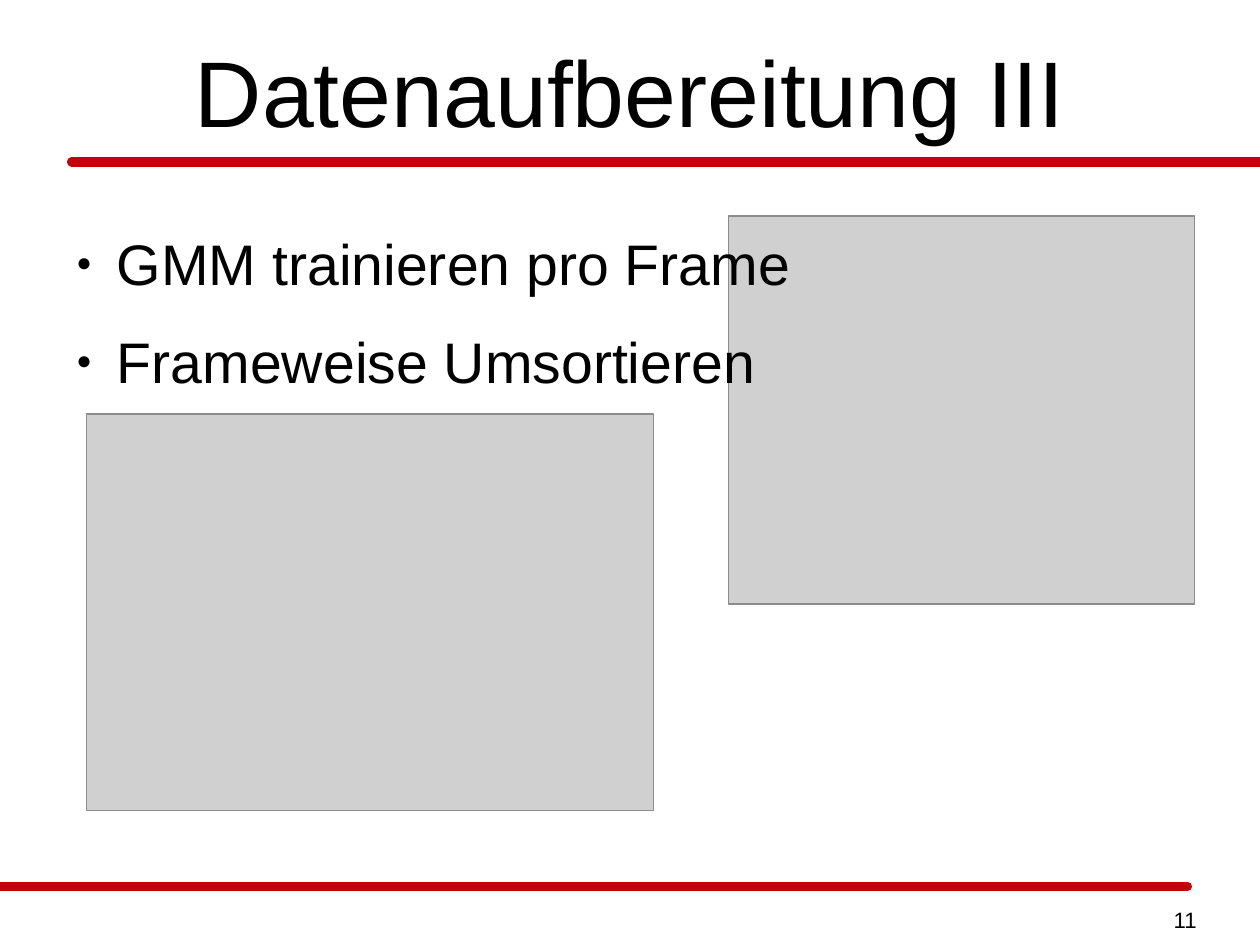
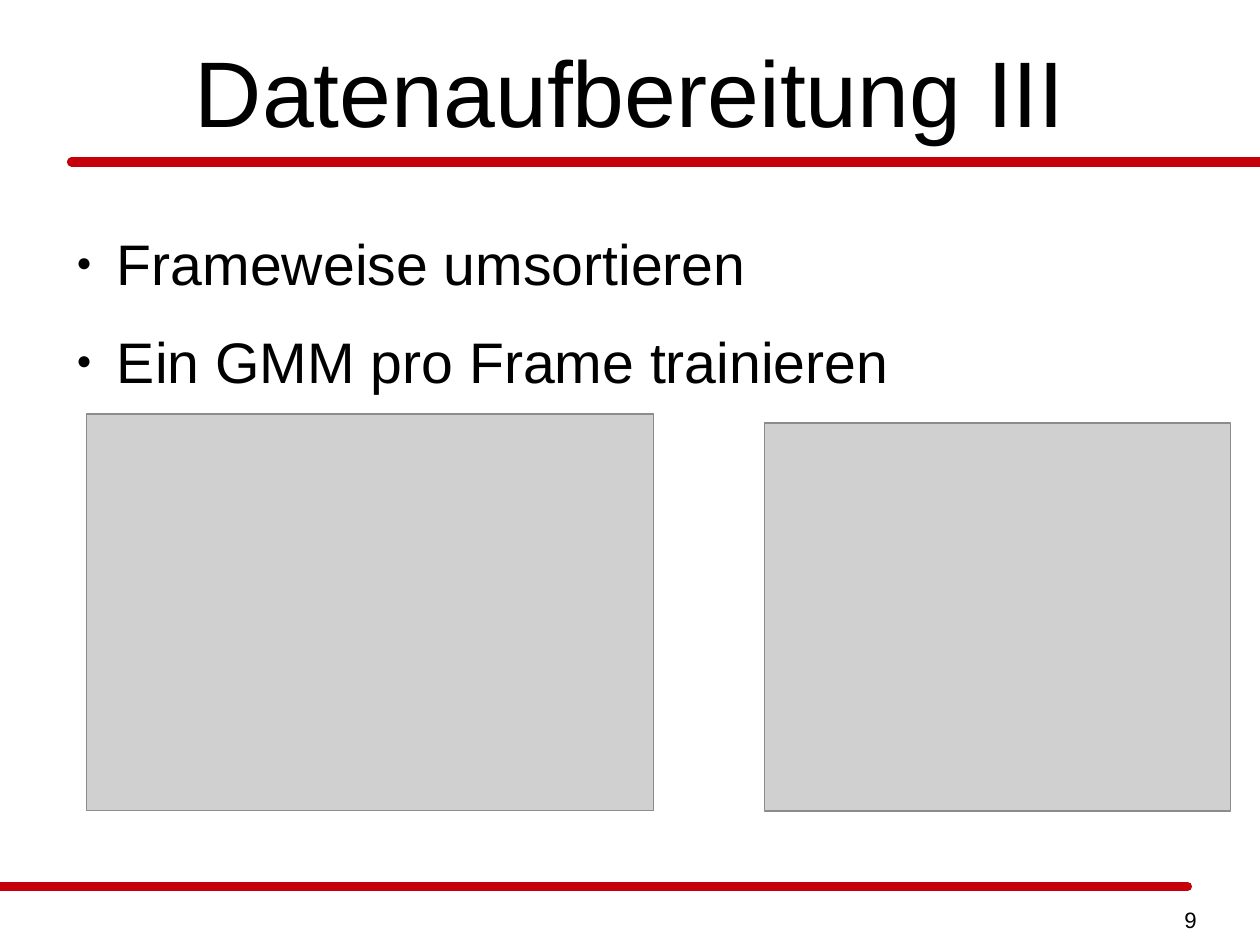
Before and after one commit to daandres/ml_soundwave_doppler_effect, a slide deck: slide 9 of praesentation/hmm/praesentation_ml_hmm_pasler_rieder.odp (slide 11 before the commit). Drawn at 1260x945 pixels with LibreOffice and Linux fonts; fonts in the diff are those of the drawing; grey boxes stand for pictures. Boxes give left, top, right and bottom in pixels: in the first picture for what was removed or moved away, otherwise in the second. Text is boxed around its words. In the diff, an @@ line names an element or a change of style, - is before the commit and + after.

```diff
--- a/praesentation/hmm/praesentation_ml_hmm_pasler_rieder.odp
+++ b/praesentation/hmm/praesentation_ml_hmm_pasler_rieder.odp
@@ text at [117, 243, 888, 394]: text changed @@
-● GMM trainieren pro Frame
-● Frameweise Umsortieren
+● Frameweise umsortieren
+● Ein GMM pro Frame trainieren
@@ picture: place and size @@
-picture at [729, 216, 1195, 604]
+picture at [765, 423, 1230, 811]
@@ page number at [1184, 912, 1196, 929]: text changed @@
-11
+9
```
Also in this commit, not shown: 4 other slides changed, 1 slide added, 1 other file.
